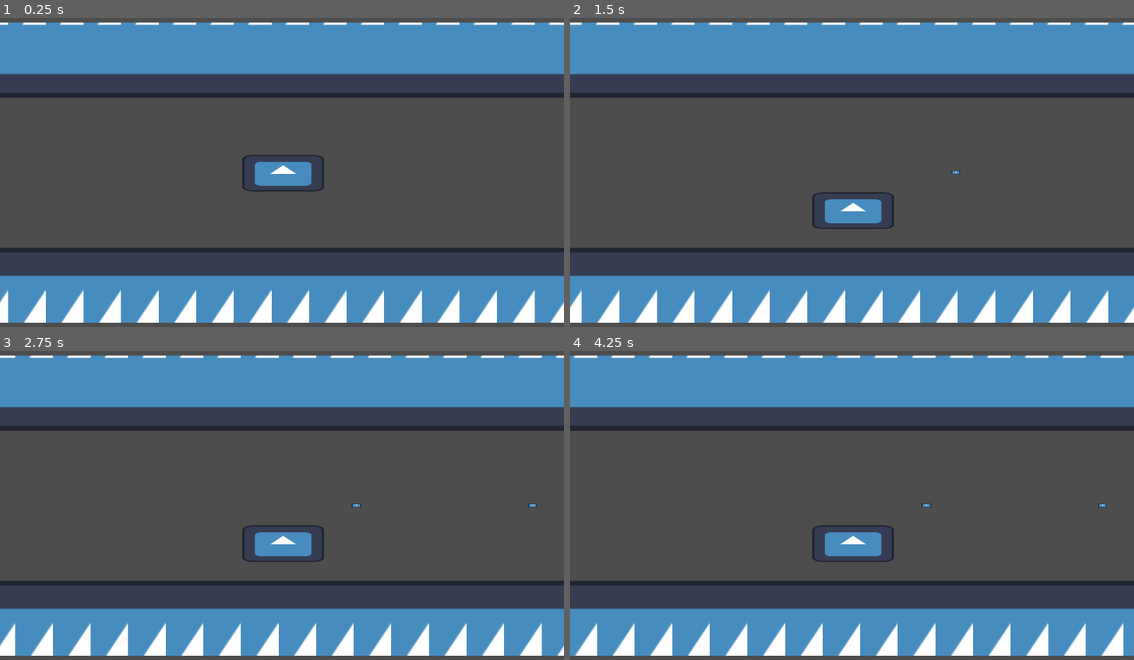
Above: before the commit, frames 1-4 (two rows, left to right).
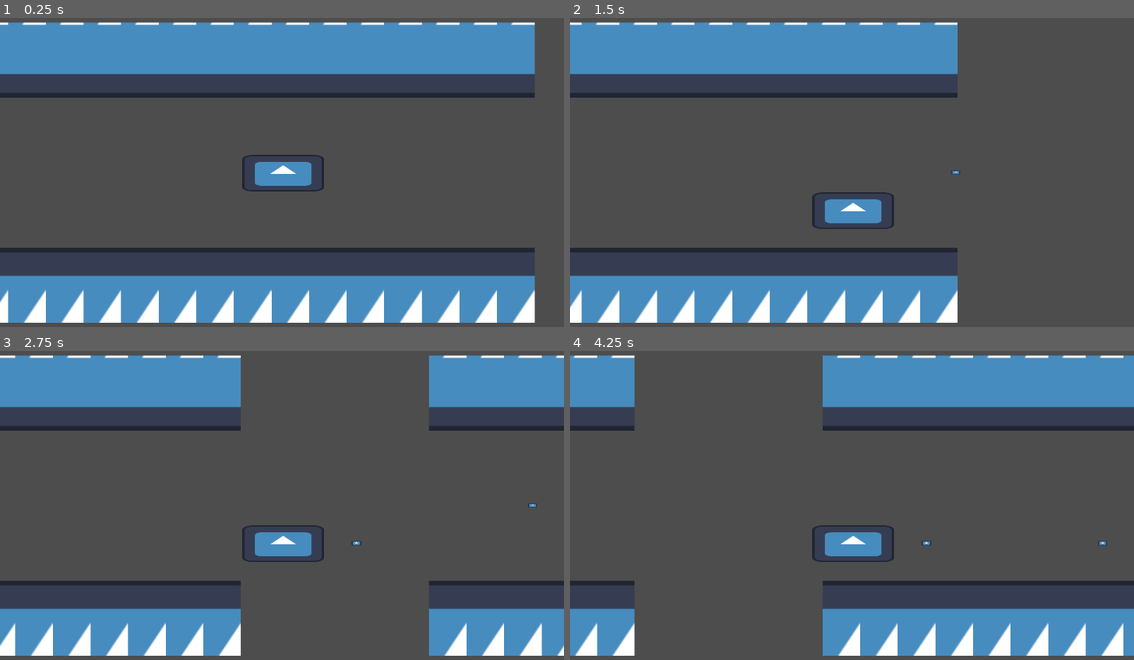
Above: after the commit, the same moments.

Repository: LuisGarrillo/frame-breakers
Game: Godot game, scene res://scenes/level/level.tscn
Same seed, same stepped clock (60 frames per second), same inputs: the game is played once before the commit and once after it. The engine's default icon, where the game draws it, is replaced by a stand-in: a white triangle on a blue panel in a dark square.
Inputs:
- Up to frame 1 (0.25 s): no input
- Up to frame 2 (1.5 s): tap Space (Attack) at 0.6 s; hold Down from 1.28 s (still down); tap Up (Move) at 1.35 s
- Up to frame 3 (2.75 s): release Down at 2.03 s; tap Space (Attack) at 2.1 s
- Up to frame 4 (4.25 s): tap Up (Move) at 2.85 s; hold Down from 3.53 s (still down); tap Space (Attack) at 3.6 s

The runs differ from the first frame. In frame 1, 1.9% of the frame differs, in the area x 94-100%, y 1-99%; in frame 2, 11%; in frame 3, 12%; in frame 4, 12%, in the area x 11-96%, y 1-99%.

Commit message:
Implement speed up to level

Diff:
--- a/frame-breakers/scenes/level/level.tscn
+++ b/frame-breakers/scenes/level/level.tscn
@@ -8,6 +8,7 @@
 
 [node name="Level" type="Node2D"]
 script = ExtResource("1_nbgty")
+time_ratio = 5
 
 [node name="WallsHolderA" type="Node2D" parent="." node_paths=PackedStringArray("wallA", "wallB")]
 position = Vector2(0, 64)
@@ -19,7 +20,7 @@
 position = Vector2(-240, 0)
 
 [node name="wallsB" parent="WallsHolderA" instance=ExtResource("2_i166f")]
-position = Vector2(240, 0)
+position = Vector2(400, 0)
 
 [node name="WallsHolderB" type="Node2D" parent="." node_paths=PackedStringArray("wallA", "wallB")]
 position = Vector2(0, -64)
@@ -31,7 +32,7 @@
 position = Vector2(-240, 0)
 
 [node name="UpperWallsB" parent="WallsHolderB" instance=ExtResource("4_hnne4")]
-position = Vector2(240, 0)
+position = Vector2(400, 0)
 
 [node name="EnemiesHolder" type="Node2D" parent="."]
 
--- a/frame-breakers/scripts/level/level.gd
+++ b/frame-breakers/scripts/level/level.gd
@@ -7,9 +7,25 @@
 @onready var enemies_holder: Node2D = $EnemiesHolder
 @onready var walls_holder: Node2D = $WallsHolderA
 
+@export var time_ratio : int = 30
+@export var speed_change_ratio : float = 1.2
+var frame_accumulator : float = 0
+var accumulator := 0
+
 const PLAYER_PROJECTILE = preload("res://scenes/level/projectiles/player_projectile.tscn")
+
+func _physics_process(delta: float) -> void:
+	frame_accumulator += delta
+	if frame_accumulator > 1:
+		frame_accumulator = 0
+		accumulator += 1
+
+	if accumulator == time_ratio:
+		accumulator = 0
+		Global.speed *= speed_change_ratio
 
 func _on_player_add_projectile() -> void:
 	var new_projectile = PLAYER_PROJECTILE.instantiate()
 	projectiles_holder.add_child(new_projectile)
+	new_projectile.position.y = player.position.y
 	new_projectile.set_up("Ally", 1)
